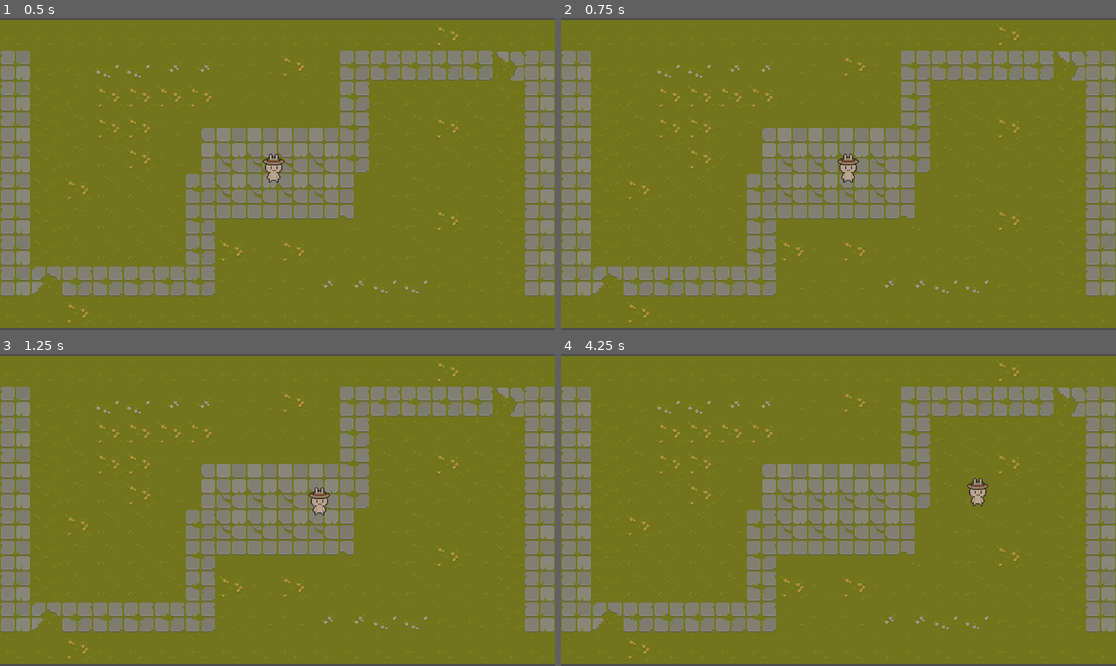
Above: before the commit, frames 1-4 (two rows, left to right).
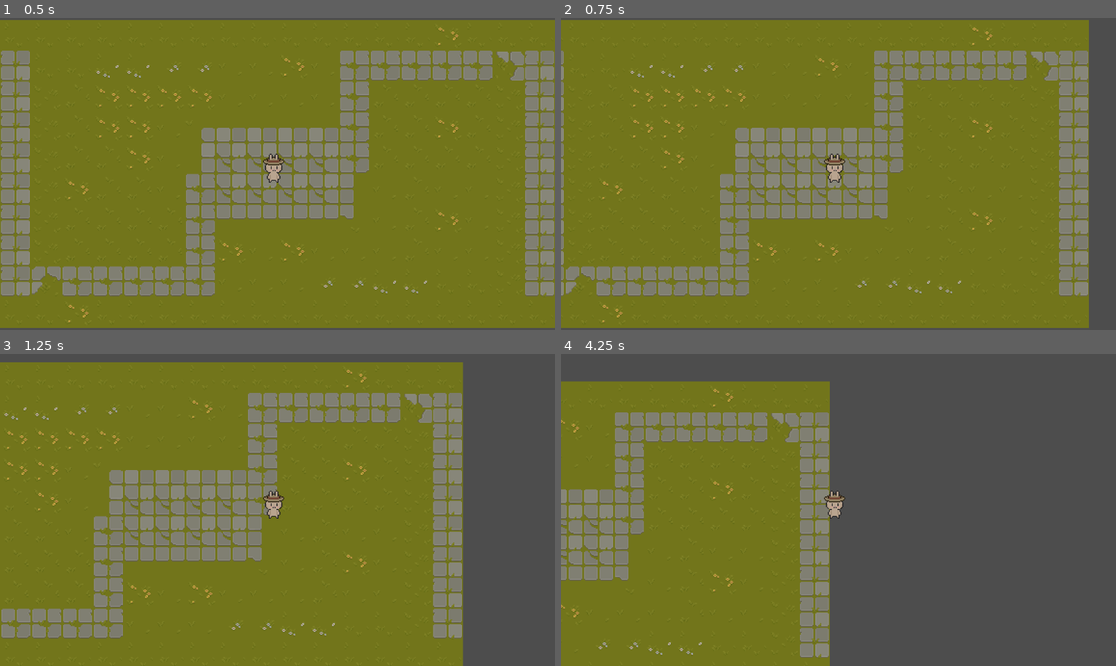
Above: after the commit, the same moments.

Repository: AlexPinekone/bubbleamdh
Game: Godot game, scene res://Levels/level_0.tscn
The game is run twice, just before and just after one commit, with the same random seed, the same clock (stepped at 60 frames per second) and the same inputs.
Inputs:
- Up to frame 1 (0.5 s): no input
- Up to frame 2 (0.75 s): tap Enter at 0.5 s; hold Right (ui_right) from 0.53 s (still down)
- Up to frame 3 (1.25 s): keep holding Right (ui_right); tap Up (ui_up) at 0.77 s
- Up to frame 4 (4.25 s): tap Up (ui_up) at 1.52, 3.02, 3.77 s; release Right (ui_right) at 2.03 s; hold Left (ui_left) 2.03-2.78 s; hold Right (ui_right) from 2.78 s (still down)

Frame 1 is identical in both runs. In frame 2, 23% of the frame differs, in the area x 0-100%, y 0-100%; in frame 3, 42%; in frame 4, 71%.

Commit message:
Camara te sigue
(que miedo)

Diff:
--- a/Levels/level_0.tscn
+++ b/Levels/level_0.tscn
@@ -77,9 +77,6 @@
 
 [node name="Node2D" type="Node2D"]
 
-[node name="Camera2D" type="Camera2D" parent="."]
-zoom = Vector2(2, 2)
-
 [node name="TileMap" type="TileMap" parent="."]
 tile_set = SubResource("TileSet_ep8ia")
 format = 2
@@ -87,3 +84,7 @@
 
 [node name="Player" parent="." instance=ExtResource("2_yc58d")]
 position = Vector2(-4, -7)
+
+[node name="Camera2D" type="Camera2D" parent="Player"]
+position = Vector2(4, 7)
+zoom = Vector2(2, 2)
--- a/Nodos/Jugador/player.gd
+++ b/Nodos/Jugador/player.gd
@@ -1,6 +1,6 @@
 extends CharacterBody2D
 
-const SPEED = 70
+const SPEED = 140
 
 var input_direction: get = _get_input_direction
 var sprite_direction= "Down": get = _get_sprite_direction
